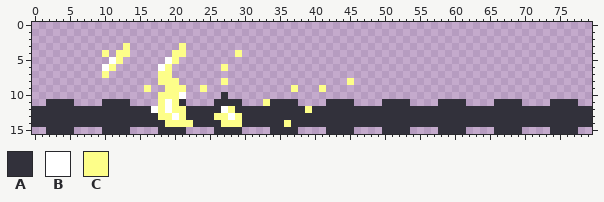
Two versions of one sprite sheet, Assets/Entities/Enemies/Magic/lightning_animation.png. The picture above was drawn from the file before the commit.
The file is 480x96 pixels, drawn in blocks of 6x6; one block is one cell here.
Palette (. is transparent): A #32313b  B #ffffff  C #fdfe89
Pixels before, first column x 0:
 3 .............C.......C..........................................................
 4 ..........C.CC......CC.......C..................................................
 5 ...........BC......BC...........................................................
 6 ..........BC......BC.......C....................................................
 7 ..........C.......CC............................................................
 8 ..................CCC......C.................C..................................
 9 ................C..CCC..C............C...C......................................
10 ..................CCCB.....A....................................................
11 ..AAAA....AAAA....CBCA....AAAA...CAAAA....AAAA....AAAA....AAAA....AAAA....AAAA..
12 AAAAAAAAAAAAAAAAABCBCCAAAAABCAAAAAAAAAACAAAAAAAAAAAAAAAAAAAAAAAAAAAAAAAAAAAAAAAA
13 AAAAAAAAAAAAAAAAAACCBCAAAACCBCAAAAAAAAAAAAAAAAAAAAAAAAAAAAAAAAAAAAAAAAAAAAAAAAAA
14 AAAAAAAAAAAAAAAAAAACCCCAAAACCCAAAAAACAAAAAAAAAAAAAAAAAAAAAAAAAAAAAAAAAAAAAAAAAAA
15 ..AAAA....AAAA....AAAA....AAAA....AAAA....AAAA....AAAA....AAAA....AAAA....AAAA..
Now the later version:
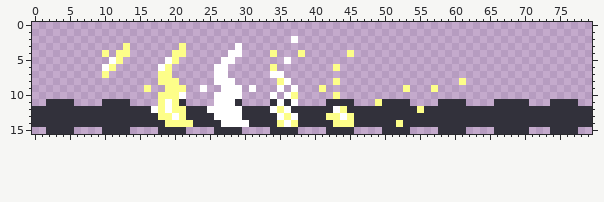
What changed:
y 2: x 37 . -> B
y 3: x 29 . -> B
y 4: x 28..29 .C -> BB; x 34 . -> C; x 38 . -> C; x 45 . -> C
y 5: x 27..28 .. -> BB; x 36 . -> B
y 6: x 26..27 .C -> BB; x 34 . -> C; x 43 . -> C
y 7: x 26..27 .. -> BB; x 34..35 .. -> BB
y 8: x 26..28 .C. -> BBB; x 35..36 .. -> CB; x 43 . -> C; x 45 C -> .; x 61 . -> C
y 9: x 24 C -> B; x 27..29 ... -> BBB; x 31 . -> B; x 35 . -> B; x 37 C -> B; x 53 . -> C; x 57 . -> C
y 10: x 26..29 .A.. -> BBBB; x 34 . -> B; x 36..37 .. -> BC; x 43 . -> C
y 11: x 26..28 AAA -> BBB; x 33 C -> .; x 35 A -> B; x 37 A -> B; x 49 . -> C; x 70 . -> A
y 12: x 25..26 AA -> BB; x 28..29 CA -> BB; x 34..36 AAA -> BCB; x 39 C -> A; x 43..44 AA -> BC; x 55 A -> C
y 13: x 26..27 CC -> BB; x 29 C -> B; x 35..37 AAA -> BCB; x 42..45 AAAA -> CCBC
y 14: x 27..30 CCCA -> BBBB; x 35..37 ACA -> CBC; x 43..45 AAA -> CCC; x 52 A -> C
y 15: x 70 . -> A
Where, in picture pixels (left, top, right, bottom), the same in both pictures:
changed: (200, 36, 466, 127)
added: (522, 99, 529, 106)
added: (522, 127, 529, 134)
